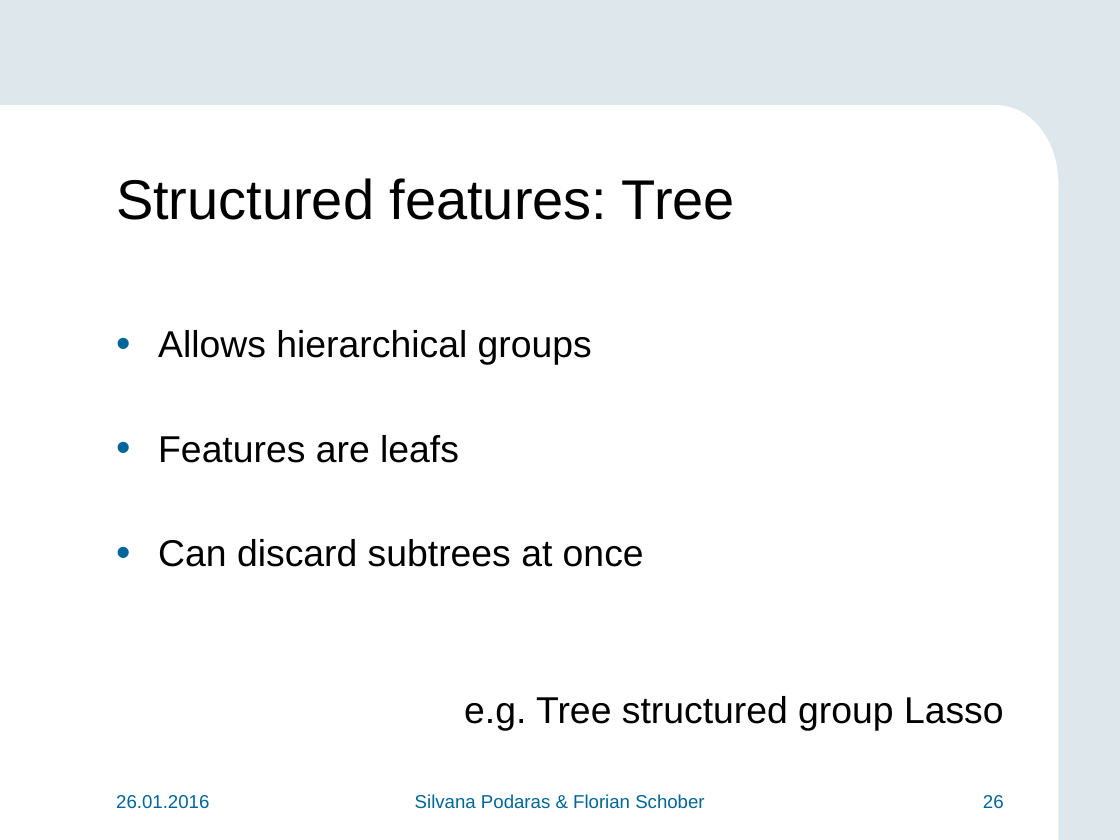
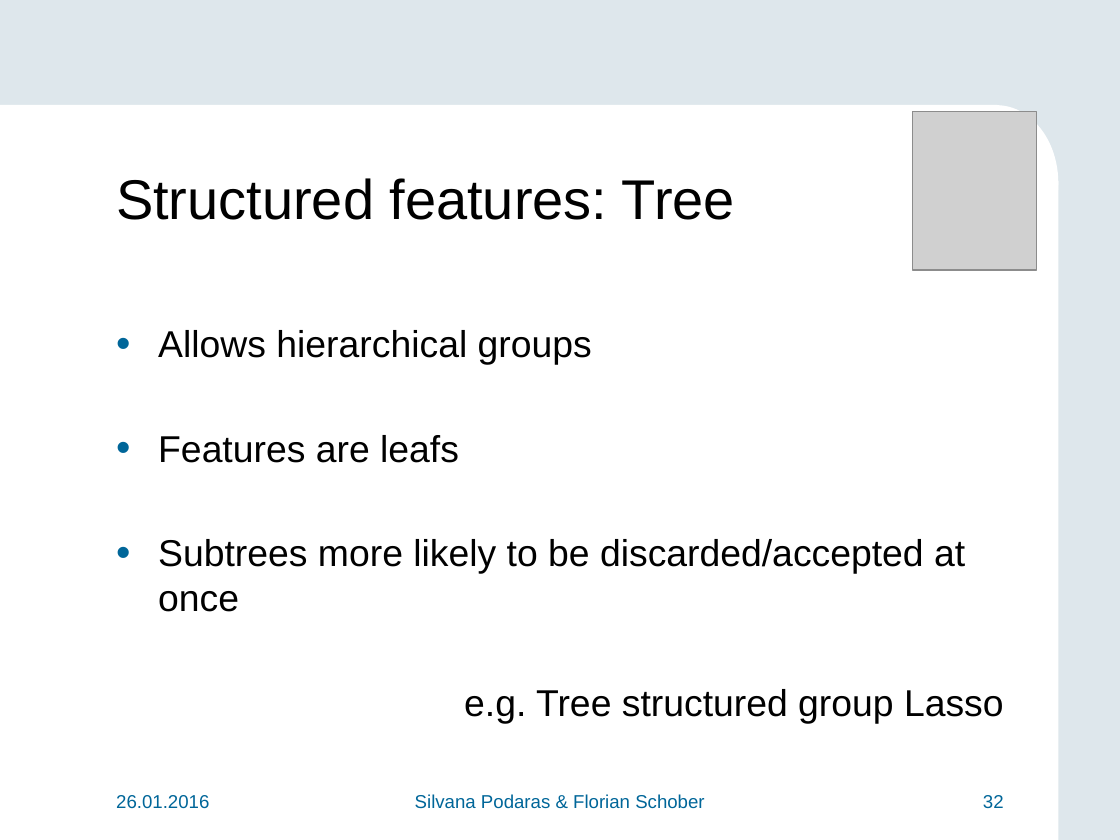
Before and after one commit to teretrus/VisSeminar, a slide deck: slide 32 of presentation/Presentation.pptx (slide 26 before the commit). Drawn at 1120x840 pixels with LibreOffice and Linux fonts; fonts in the diff are those of the drawing; grey boxes stand for pictures; background and template pictures are left out. Boxes give left, top, right and bottom in pixels: in the first picture for what was removed or moved away, otherwise in the second. Text is boxed around its words. In the diff, an @@ line names an element or a change of style, - is before the commit and + after.

```diff
--- a/presentation/Presentation.pptx
+++ b/presentation/Presentation.pptx
@@ picture added at (913,111,1036,270) @@
@@ text at (158,539,965,612): text changed @@
-• Can discard subtrees at once
+• Subtrees more likely to be discarded/accepted at once
@@ page number at (983,795,1004,808): text changed @@
-26
+32
```
Also in this commit, not shown: 10 other slides changed, 9 slides added, 1 other file.
